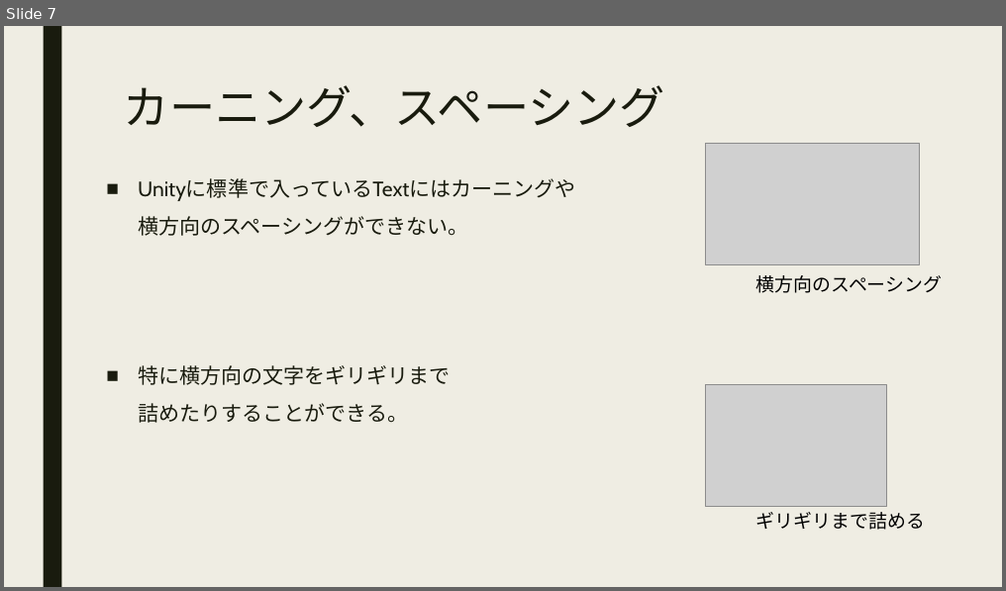
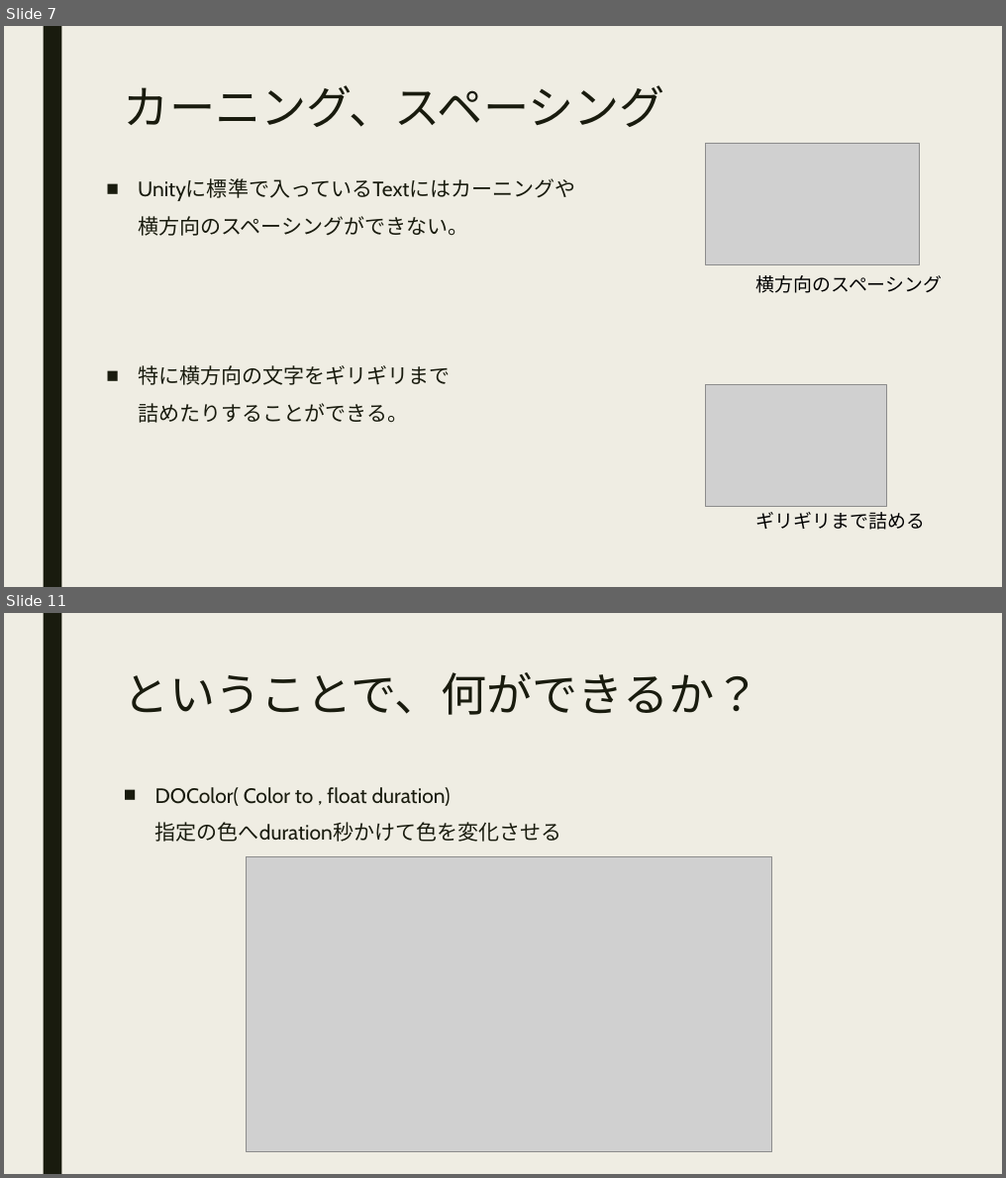
Before and after one commit to hopesnow/Study, a slide deck: RHStudy/Documents/TextMeshPro_r-hatase.pptx. Shown one above the other, each under a label of ours: slide 7 before the commit, slides 7 and 11 after it; the slides between them are not shown. The pictures are 1006x591 and 1006x1178 pixels, drawn with LibreOffice and Linux fonts; fonts in the diff are those of the drawing; grey boxes stand for pictures. Boxes give left, top, right and bottom in pixels: in the first picture for what was removed or moved away, otherwise in the second. Text is boxed around its words. In the diff, an @@ line names an element or a change of style, - is before the commit and + after.

```diff
--- a/RHStudy/Documents/TextMeshPro_r-hatase.pptx
+++ b/RHStudy/Documents/TextMeshPro_r-hatase.pptx
@@ slide 11 added at (x1=4, y1=613, x2=1002, y2=1174), background #EFEDE3; not listed: 1 template element that a slide beside it also shows @@
@@ title added at (x1=124, y1=672, x2=760, y2=715), 44 pt, text #191B0E @@
+ということで、何ができるか？
@@ text added at (x1=155, y1=787, x2=562, y2=842), 20 pt, text #191B0E @@
+■ DOColor( Color to , float duration)
+  指定の色へduration秒かけて色を変化させる
@@ picture added at (x1=247, y1=858, x2=773, y2=1152) @@
```
Also in this commit, not shown: 1 slide changed, 4 other slides added, 1 other file.
